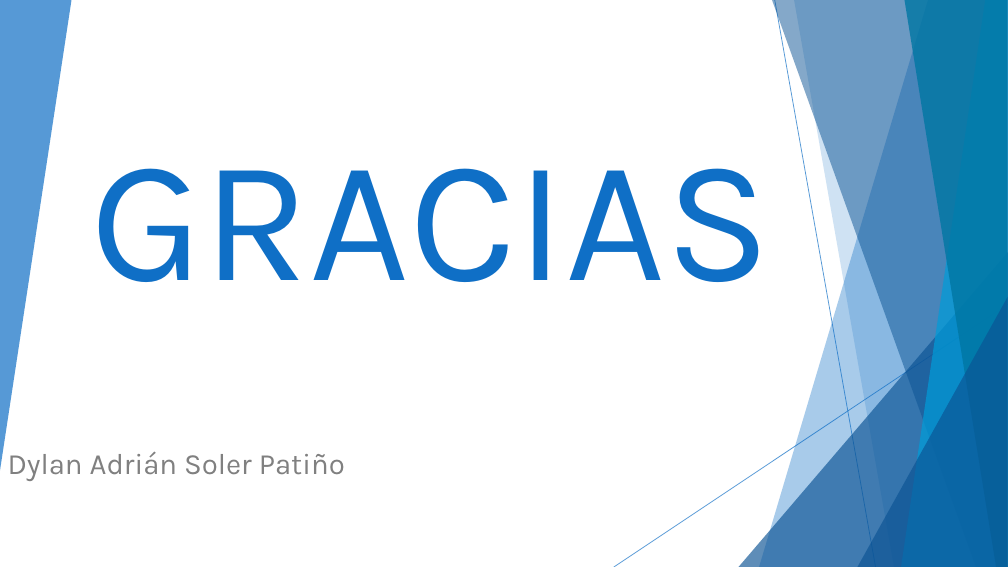
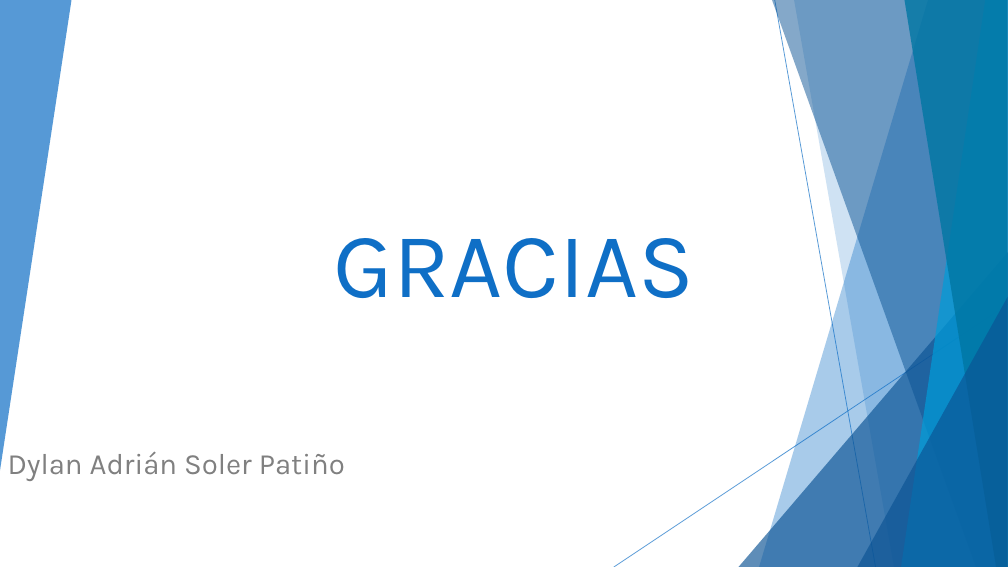
Before and after one commit to DylanSoler/ProyectoDAM, a slide deck: slide 12 of Documentacion/Presentacion/FootballTrainingManagerPresentacion.pptx. Drawn at 1008x567 pixels with LibreOffice and Linux fonts; fonts in the diff are those of the drawing. Boxes give left, top, right and bottom in pixels: in the first picture for what was removed or moved away, otherwise in the second. Text is boxed around its words. In the diff, an @@ line names an element or a change of style, - is before the commit and + after.

```diff
--- a/Documentacion/Presentacion/FootballTrainingManagerPresentacion.pptx
+++ b/Documentacion/Presentacion/FootballTrainingManagerPresentacion.pptx
@@ title "GRACIAS": place and size @@
-title "GRACIAS" at (90,168,770,282)
+title "GRACIAS" at (334,238,694,298)
@@ title "GRACIAS" at (334,238,694,298): size 166 to 88 pt @@
```
Also in this commit, not shown: 8 other slides changed, 1 slide added, 1 slide removed, 2 other files.
